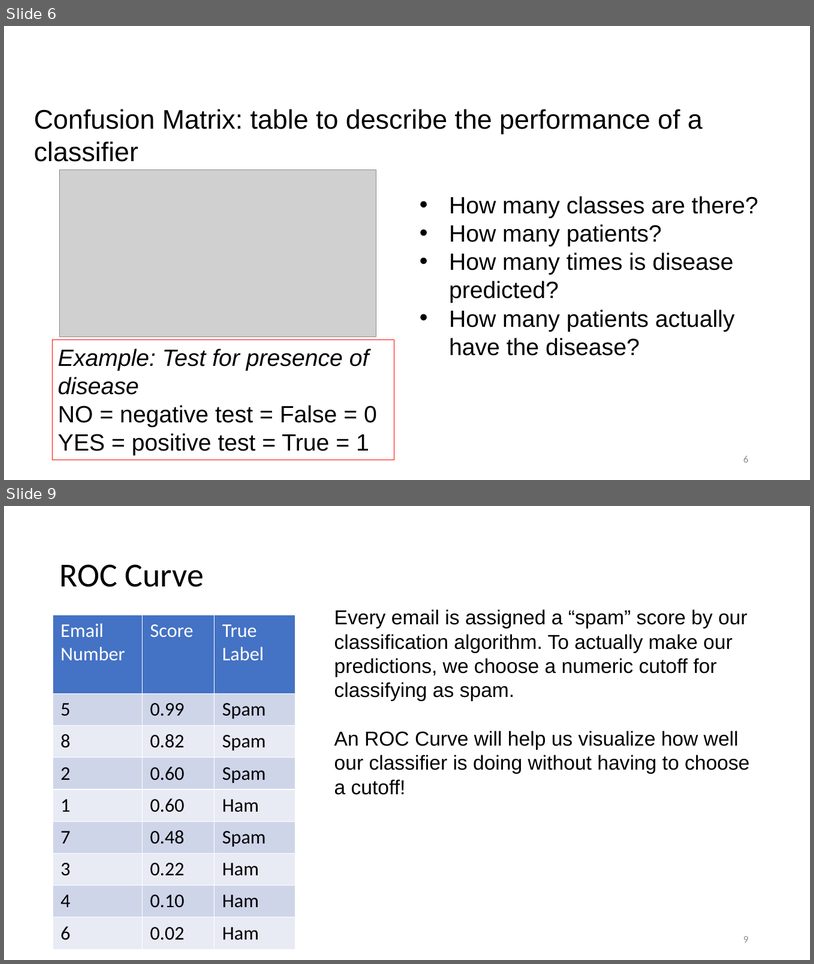
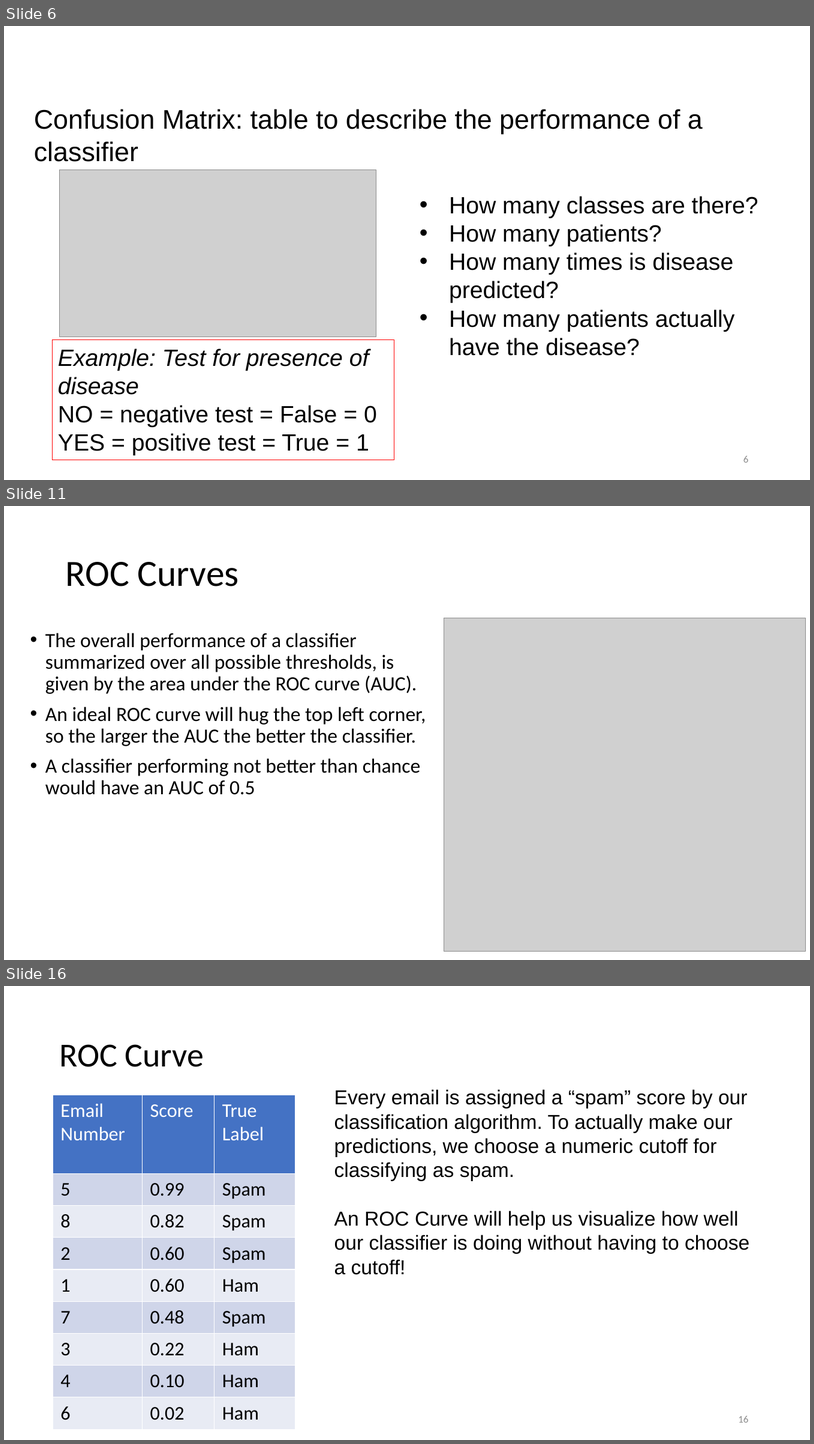
Before and after one commit to jayurbain/DataScienceIntro, a slide deck: slides/07_model_evaluation_and_metrics.pptx. Shown one above the other, each under a label of ours: slides 6 and 9 before the commit, slides 6, 11 and 16 after it; the slides between them are not shown. The pictures are 814x964 and 814x1444 pixels, drawn with LibreOffice and Linux fonts; fonts in the diff are those of the drawing; grey boxes stand for pictures. Boxes give left, top, right and bottom in pixels: in the first picture for what was removed or moved away, otherwise in the second. Text is boxed around its words. In the diff, an @@ line names an element or a change of style, - is before the commit and + after.

```diff
--- a/slides/07_model_evaluation_and_metrics.pptx
+++ b/slides/07_model_evaluation_and_metrics.pptx
@@ slide 11 added at box(4, 506, 810, 960), background #FFFFFF @@
@@ title added at box(65, 562, 239, 586), 44 pt, text #000000 @@
+ROC Curves
@@ picture added at box(444, 618, 806, 951) @@
@@ text added at box(45, 633, 426, 795), 24 pt, text #000000 @@
+• The overall performance of a classifier summarized over all possible thresholds, is given by the area under the ROC curve (AUC).
+• An ideal ROC curve will hug the top left corner, so the larger the AUC the better the classifier.
+• A classifier performing not better than chance would have an AUC of 0.5
@@ what was slide 9 is now slide 16 @@
@@ page number at box(738, 1416, 749, 1422): text changed @@
-9
+16
```
Also in this commit, not shown: 3 slides changed, 6 other slides added, 1 other file.
